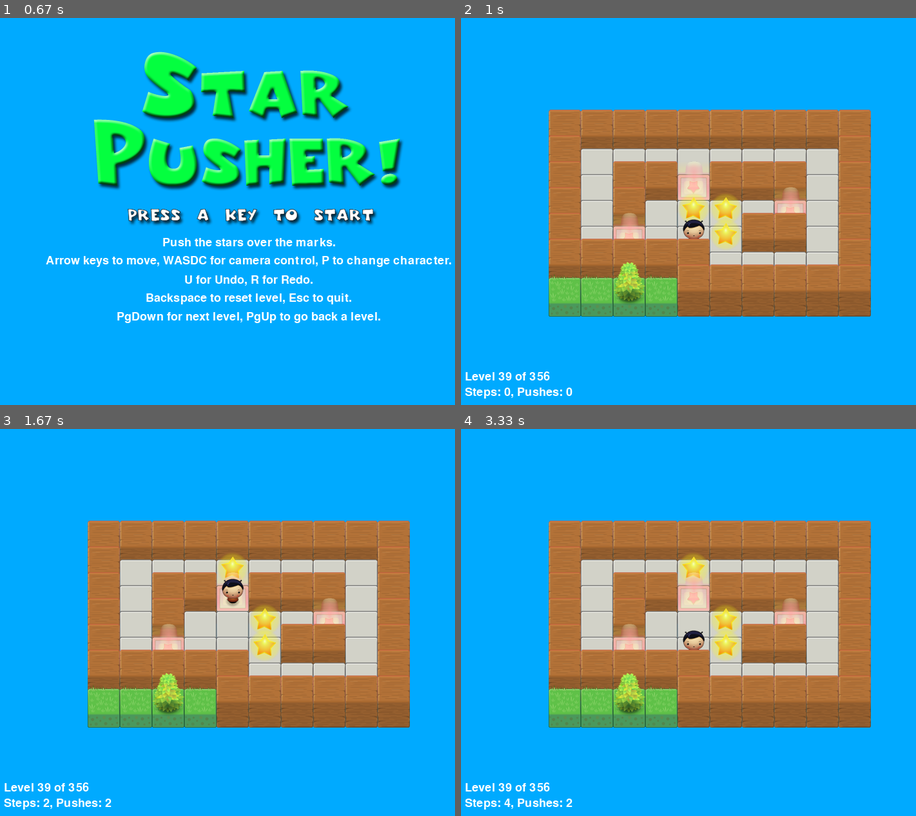
Above: before the commit, frames 1-4 (two rows, left to right).
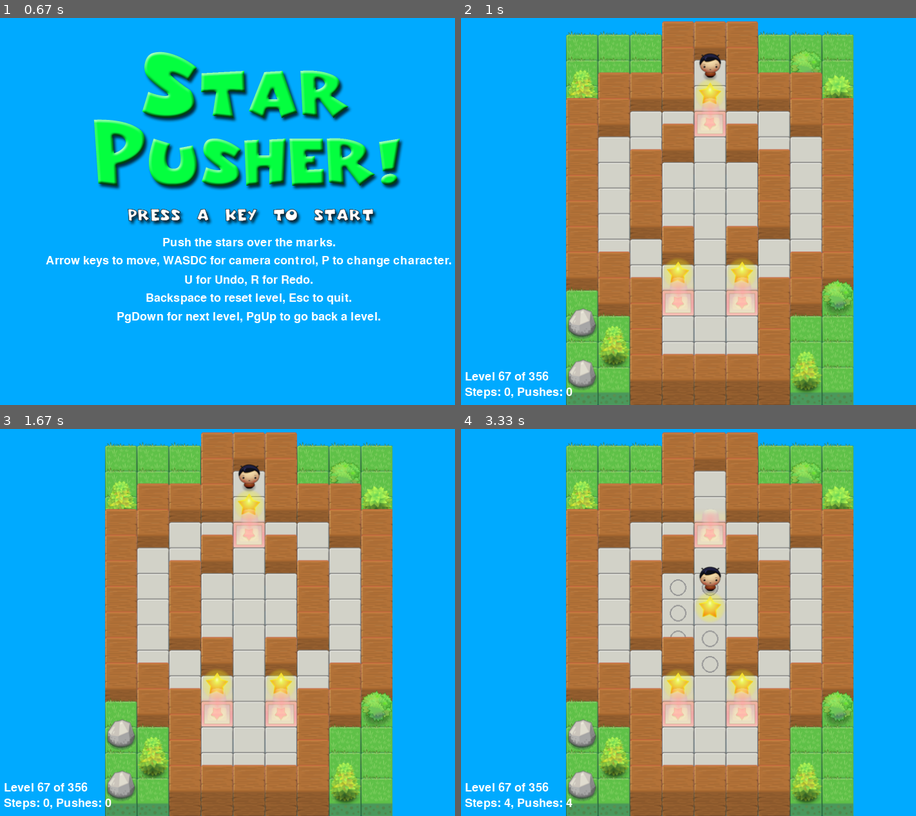
Above: after the commit, the same moments.

Repository: rm369/makinggames
Game: pygame game, started from starpusher.py
Same seed, same stepped clock (60 frames per second), same inputs: the game is played once before the commit and once after it.
Inputs (mouse positions are in pixels of both pictures, inside the frame that each line leads up to):
- Up to frame 1 (0.67 s): no input
- Up to frame 2 (1 s): click (761, 296) at 0.88 s
- Up to frame 3 (1.67 s): hold Up 1.17-1.63 s; move the mouse to (323, 487) at 1.2 s
- Up to frame 4 (3.33 s): hold Down 2.73-3.2 s; move the mouse to (524, 610) at 2.77 s; move the mouse to (715, 661) at 3.23 s

Frame 1 is identical in both runs. In frame 2, 55% of the frame differs, in the area x 8-91%, y 0-100%; in frame 3, 55%; in frame 4, 55%.

Commit message:
- store state compressed - move images to subfolder - add game icon - remove commented wall corner code

Diff:
--- a/starpusher.py
+++ b/starpusher.py
@@ -1,7 +1,9 @@
+#!/usr/bin/python3
+
 # Star Pusher (a Sokoban clone), by Al Sweigart al@inventwithpython.com
 # (Pygame) A puzzle game where you push the stars over their goals.
 import heapq
-import pickle
+import pickle, bz2
 import random, sys, copy, os, pygame
 from pygame.locals import *
 import json
@@ -50,37 +52,36 @@
     # Surface object that is drawn to the actual computer screen
     # when pygame.display.update() is called.
     DISPLAYSURF = pygame.display.set_mode((WINWIDTH, WINHEIGHT), RESIZABLE)
+    pygame.display.set_icon(pygame.image.load('starpusher/icon/starpusher.png'))  # change game icon
 
     pygame.display.set_caption('Star Pusher')
     BASICFONT = pygame.font.Font('freesansbold.ttf', 18)
 
     # A global dict value that will contain all the Pygame
     # Surface objects returned by pygame.image.load().
-    IMAGESDICT = {'uncovered goal': pygame.image.load('RedSelector.png'),
-                  'covered goal': pygame.image.load('Selector.png'),
-                  'star': pygame.image.load('Star.png'),
-                  # 'corner': pygame.image.load('Wall_Block_Tall.png'),
-                  'wall': pygame.image.load('Wood_Block_Tall.png'),
-                  'inside floor': pygame.image.load('Plain_Block.png'),
-                  'outside floor': pygame.image.load('Grass_Block.png'),
-                  'title': pygame.image.load('star_title.png'),
-                  'solved': pygame.image.load('star_solved.png'),
-                  'princess': pygame.image.load('princess.png'),
-                  'boy': pygame.image.load('boy.png'),
-                  'catgirl': pygame.image.load('catgirl.png'),
-                  'horngirl': pygame.image.load('horngirl.png'),
-                  'pinkgirl': pygame.image.load('pinkgirl.png'),
-                  'rock': pygame.image.load('Rock.png'),
-                  'short tree': pygame.image.load('Tree_Short.png'),
-                  'tall tree': pygame.image.load('Tree_Tall.png'),
-                  'ugly tree': pygame.image.load('Tree_Ugly.png')}
+    IMAGESDICT = {'uncovered goal': pygame.image.load('starpusher/images/RedSelector.png'),
+                  'covered goal': pygame.image.load('starpusher/images/Selector.png'),
+                  'star': pygame.image.load('starpusher/images/Star.png'),
+                  'wall': pygame.image.load('starpusher/images/Wood_Block_Tall.png'),
+                  'inside floor': pygame.image.load('starpusher/images/Plain_Block.png'),
+                  'outside floor': pygame.image.load('starpusher/images/Grass_Block.png'),
+                  'title': pygame.image.load('starpusher/images/star_title.png'),
+                  'solved': pygame.image.load('starpusher/images/star_solved.png'),
+                  'princess': pygame.image.load('starpusher/images/princess.png'),
+                  'boy': pygame.image.load('starpusher/images/boy.png'),
+                  'catgirl': pygame.image.load('starpusher/images/catgirl.png'),
+                  'horngirl': pygame.image.load('starpusher/images/horngirl.png'),
+                  'pinkgirl': pygame.image.load('starpusher/images/pinkgirl.png'),
+                  'rock': pygame.image.load('starpusher/images/Rock.png'),
+                  'short tree': pygame.image.load('starpusher/images/Tree_Short.png'),
+                  'tall tree': pygame.image.load('starpusher/images/Tree_Tall.png'),
+                  'ugly tree': pygame.image.load('starpusher/images/Tree_Ugly.png')}
 
     # These dict values are global, and map the character that appears
     # in the level file to the Surface object it represents.
-    TILEMAPPING = {  # 'x': IMAGESDICT['corner'],
-        '#': IMAGESDICT['wall'],
-        'o': IMAGESDICT['inside floor'],
-        ' ': IMAGESDICT['outside floor']}
+    TILEMAPPING = {'#': IMAGESDICT['wall'],
+                   'o': IMAGESDICT['inside floor'],
+                   ' ': IMAGESDICT['outside floor']}
     OUTSIDEDECOMAPPING = {'1': IMAGESDICT['rock'],
                           '2': IMAGESDICT['short tree'],
                           '3': IMAGESDICT['tall tree'],
@@ -102,8 +103,8 @@
 
     # load game state
     try:
-        with open(f"{GAMESTATEFILE}.pickle", 'rb') as f:
-            gameStates = pickle.load(f)
+        with bz2.open(f"{GAMESTATEFILE}", 'rb') as f:
+            gameStates = pickle.loads(f.read())
     except:
         # no (valid) state file: initialize game state, level 0
         gameStates = {'levelNum': 0,
@@ -134,8 +135,8 @@
             gameStates[gameStates['levelNum']] = gameStateObj
         elif result == 'quit':
             # save game state
-            with open(f"{GAMESTATEFILE}.pickle", 'wb') as f:
-                pickle.dump(gameStates, f, pickle.HIGHEST_PROTOCOL)
+            with bz2.open(f"{GAMESTATEFILE}", 'wb') as f:
+                f.write(pickle.dumps(gameStates))
             terminate()
 
         if not gameStates['levelNum'] in gameStates:  # game state for this level already exists: use existing
@@ -329,17 +330,9 @@
     # Flood fill to determine inside/outside floor tiles.
     floodFill(mapObjCopy, startx, starty, ' ', 'o')
 
-    # Convert the adjoined walls into corner tiles.
+    # decorate outside
     for x in range(len(mapObjCopy)):
         for y in range(len(mapObjCopy[0])):
-            # corner shapes are more confusing than benefit
-            # if mapObjCopy[x][y] == '#':
-            #     if (isWall(mapObjCopy, x, y-1) and isWall(mapObjCopy, x+1, y)) or \
-            #        (isWall(mapObjCopy, x+1, y) and isWall(mapObjCopy, x, y+1)) or \
-            #        (isWall(mapObjCopy, x, y+1) and isWall(mapObjCopy, x-1, y)) or \
-            #        (isWall(mapObjCopy, x-1, y) and isWall(mapObjCopy, x, y-1)):
-            #         mapObjCopy[x][y] = 'x'
-            # el
             if mapObjCopy[x][y] == ' ' and random.randint(0, 99) < OUTSIDE_DECORATION_PCT:
                 mapObjCopy[x][y] = random.choice(list(OUTSIDEDECOMAPPING.keys()))
 
Binary file added: starPusherState
Binary file removed: starPusherState.pickle
Binary file added: starpusher/icon/starpusher.ico
Binary file added: starpusher/icon/starpusher.png
Renamed: Grass_Block.png -> starpusher/images/Grass_Block.png
Renamed: Plain_Block.png -> starpusher/images/Plain_Block.png
Renamed: RedSelector.png -> starpusher/images/RedSelector.png
Renamed: Rock.png -> starpusher/images/Rock.png
Renamed: Selector.png -> starpusher/images/Selector.png
Renamed: Star.png -> starpusher/images/Star.png
Renamed: Tree_Short.png -> starpusher/images/Tree_Short.png
Renamed: Tree_Tall.png -> starpusher/images/Tree_Tall.png
(and 13 more such lines)
